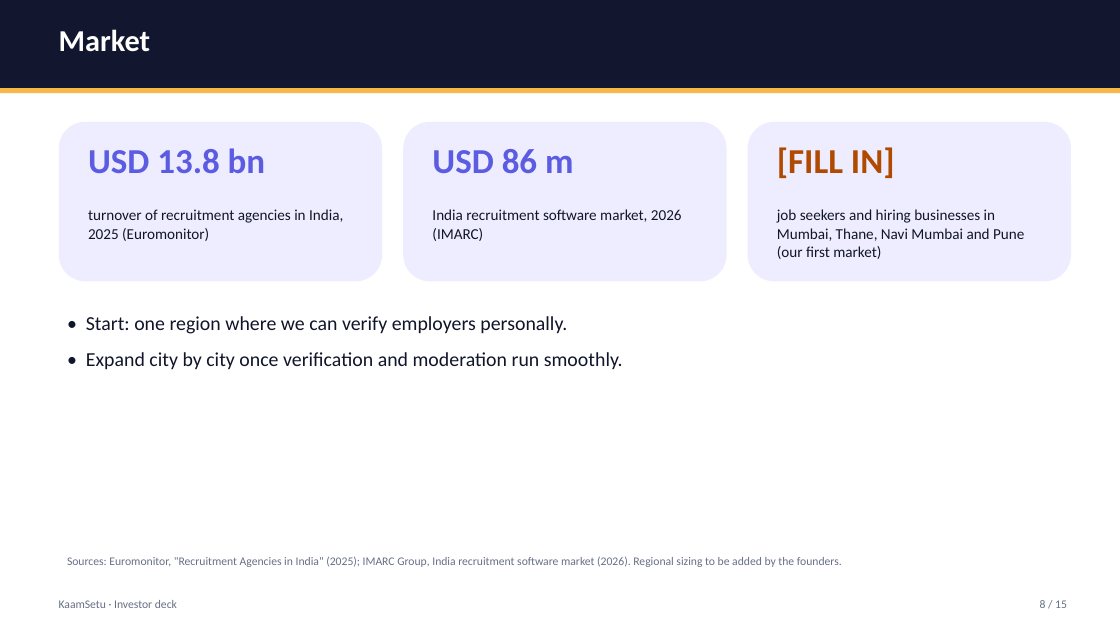
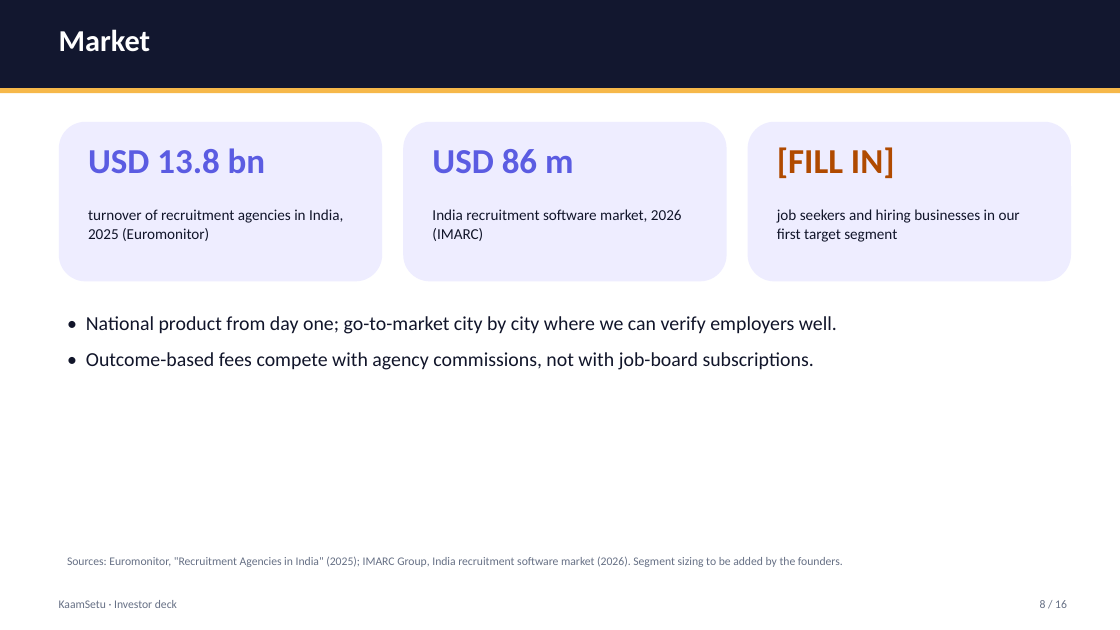
Before and after one commit to Rish866/KaamSetu, a slide deck: slide 8 of docs/decks/KaamSetu-Investor-Deck.pptx. Drawn at 1120x630 pixels with LibreOffice and Linux fonts; fonts in the diff are those of the drawing. Boxes give left, top, right and bottom in pixels: in the first picture for what was removed or moved away, otherwise in the second. Text is boxed around its words. In the diff, an @@ line names an element or a change of style, - is before the commit and + after.

Commit message:
docs: investor and technical decks v2 (India-wide, accountability engine, outcome-based fees, DPDP); refreshed screenshots

```diff
--- a/docs/decks/KaamSetu-Investor-Deck.pptx
+++ b/docs/decks/KaamSetu-Investor-Deck.pptx
@@ text at box(777, 209, 1020, 242): text changed @@
-job seekers and hiring businesses in Mumbai, Thane, Navi Mumbai and Pune (our first market)
+job seekers and hiring businesses in our first target segment
@@ text at box(86, 316, 837, 370): text changed @@
-• Start: one region where we can verify employers personally.
-• Expand city by city once verification and moderation run smoothly.
+• National product from day one; go-to-market city by city where we can verify employers well.
+• Outcome-based fees compete with agency commissions, not with job-board subscriptions.
@@ text at box(67, 556, 843, 567): text changed @@
-Sources: Euromonitor, "Recruitment Agencies in India" (2025); IMARC Group, India recruitment software market (2026). Regional sizing to be added by the founders.
+Sources: Euromonitor, "Recruitment Agencies in India" (2025); IMARC Group, India recruitment software market (2026). Segment sizing to be added by the founders.
@@ text at box(1040, 600, 1067, 608): text changed @@
-8 / 15
+8 / 16
```
Also in this commit, not shown: 13 other slides changed, 2 slides added, 1 slide removed, 15 other files.
